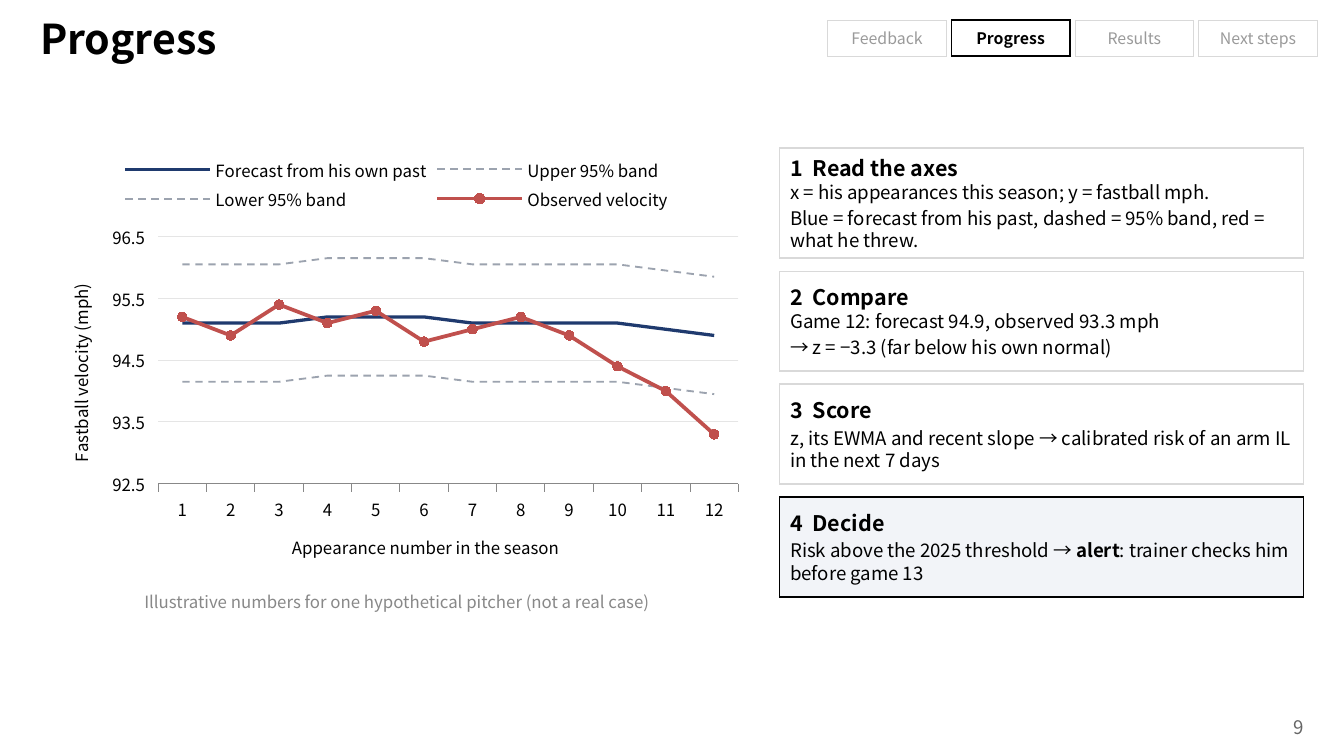
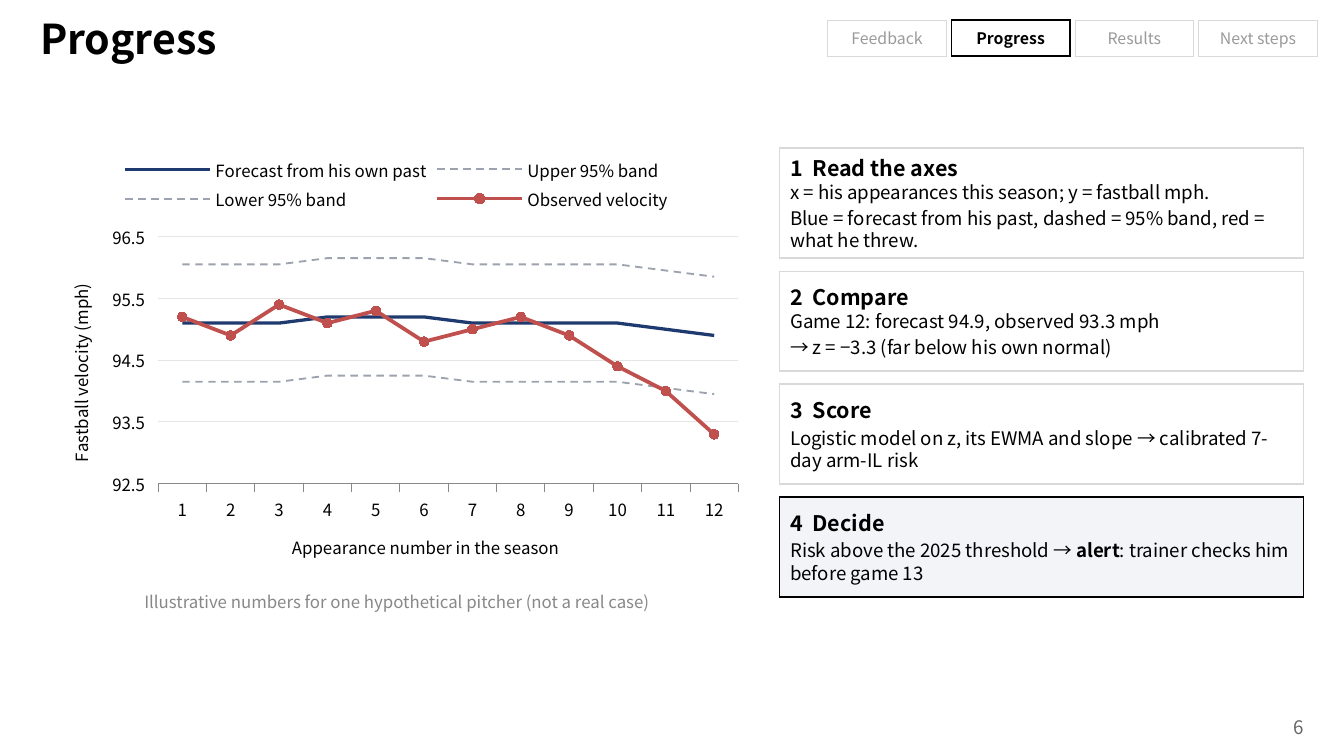
Before and after one commit to chirisjmmm/timeseries, a slide deck: slide 6 of presentation/Pitcher_Injury_Early_Warning_Midterm_EN.pptx (slide 9 before the commit). Drawn at 1344x756 pixels with LibreOffice and Linux fonts; fonts in the diff are those of the drawing; background and template pictures are left out. Boxes give left, top, right and bottom in pixels: in the first picture for what was removed or moved away, otherwise in the second. Text is boxed around its words. In the diff, an @@ line names an element or a change of style, - is before the commit and + after.

```diff
--- a/presentation/Pitcher_Injury_Early_Warning_Midterm_EN.pptx
+++ b/presentation/Pitcher_Injury_Early_Warning_Midterm_EN.pptx
@@ text in rectangle at box(790, 430, 1268, 472): text changed @@
-z, its EWMA and recent slope → calibrated risk of an arm IL in the next 7 days
+Logistic model on z, its EWMA and slope → calibrated 7-day arm-IL risk
@@ page number at box(1294, 720, 1304, 734): text changed @@
-9
+6
```
Also in this commit, not shown: 6 other slides changed, 1 slide added, 5 slides removed, 2 other files.
